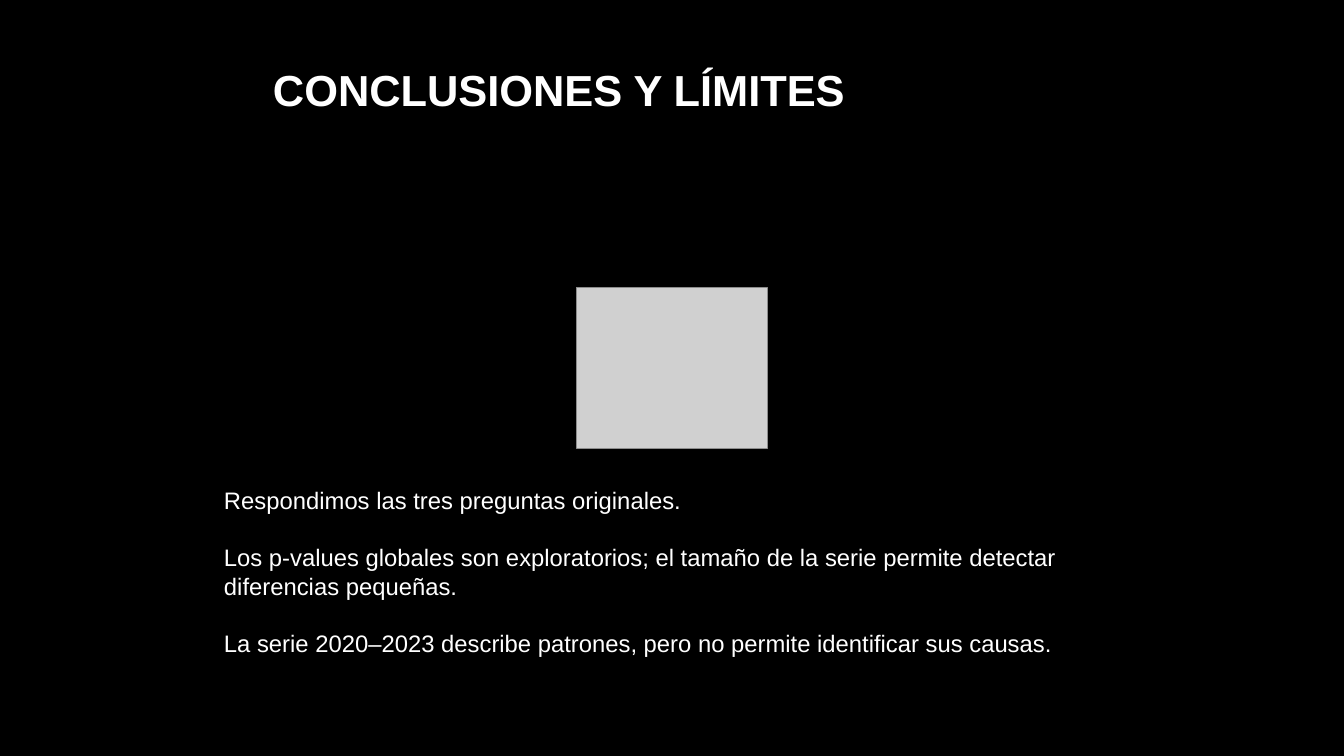
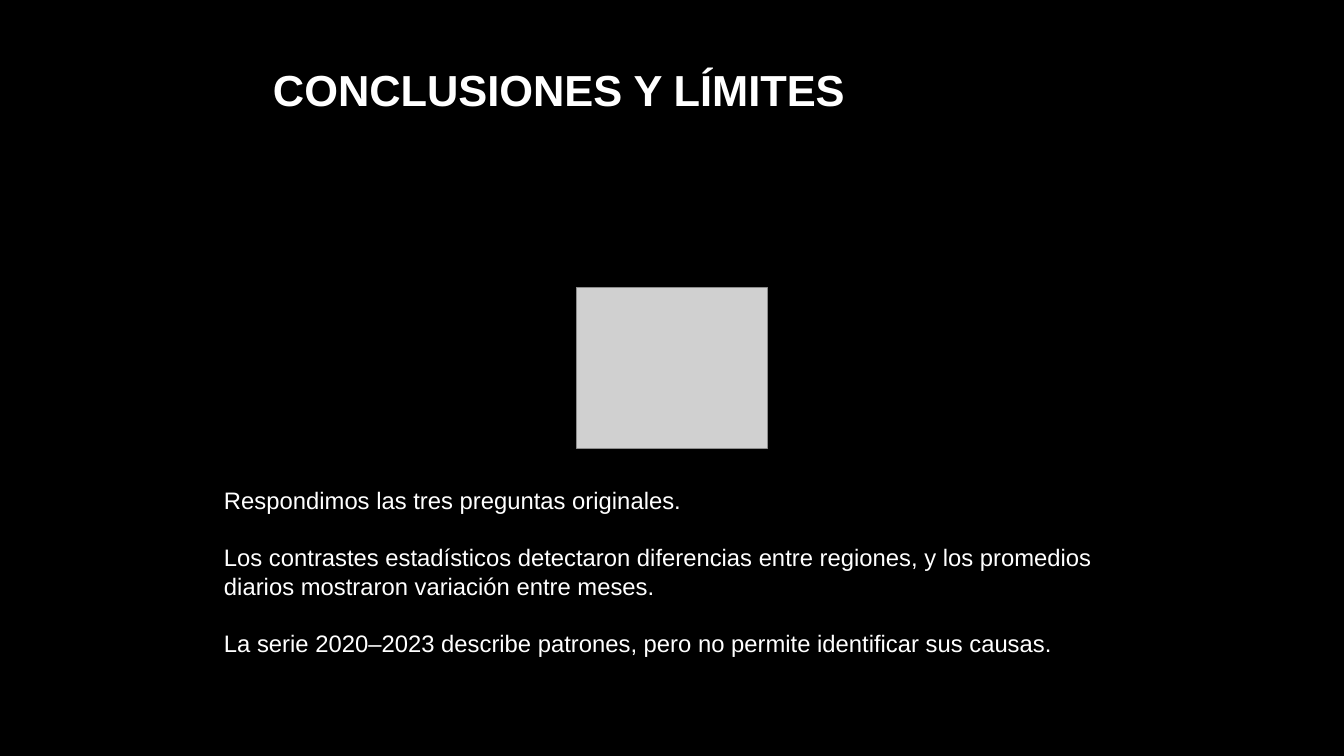
Before and after one commit to jorgealtamiranonavarrete-art/proyecto-grupo2, a slide deck: slide 6 of F4/f4_presentacion_grupo2.pptx. Drawn at 1344x756 pixels with LibreOffice and Linux fonts; fonts in the diff are those of the drawing; grey boxes stand for pictures; background and template pictures are left out. Boxes give left, top, right and bottom in pixels: in the first picture for what was removed or moved away, otherwise in the second. Text is boxed around its words. In the diff, an @@ line names an element or a change of style, - is before the commit and + after.

Commit message:
F4: versiona CSV original y cierra documentación F1-F4

```diff
--- a/F4/f4_presentacion_grupo2.pptx
+++ b/F4/f4_presentacion_grupo2.pptx
@@ text at (x1=224, y1=491, x2=1091, y2=657): text changed @@
-Respondimos las tres preguntas originales.
-Los p-values globales son exploratorios; el tamaño de la serie permite detectar diferencias pequeñas.
-La serie 2020–2023 describe patrones, pero no permite identificar sus causas.
+Respondimos las tres preguntas originales.
+Los contrastes estadísticos detectaron diferencias entre regiones, y los promedios diarios mostraron variación entre meses.
+La serie 2020–2023 describe patrones, pero no permite identificar sus causas.
```
Also in this commit, not shown: 4 other slides changed, 18 other files.
